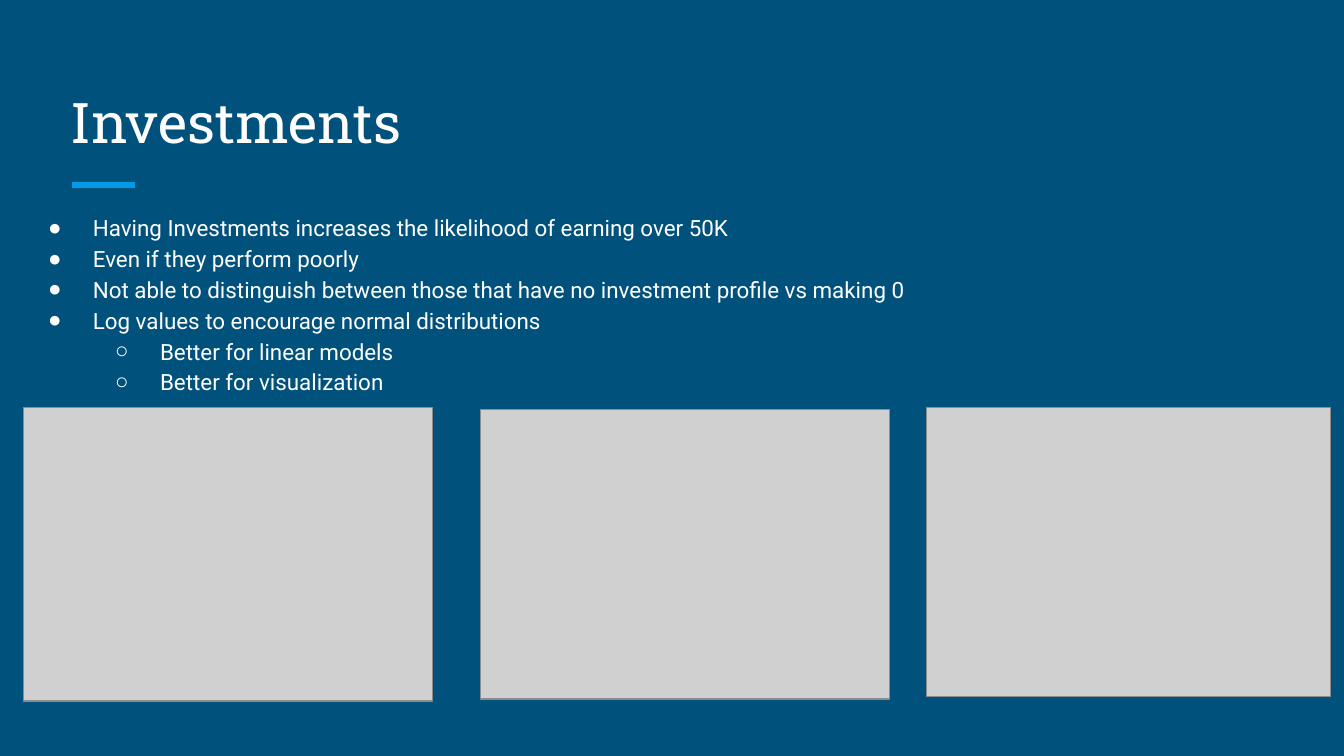
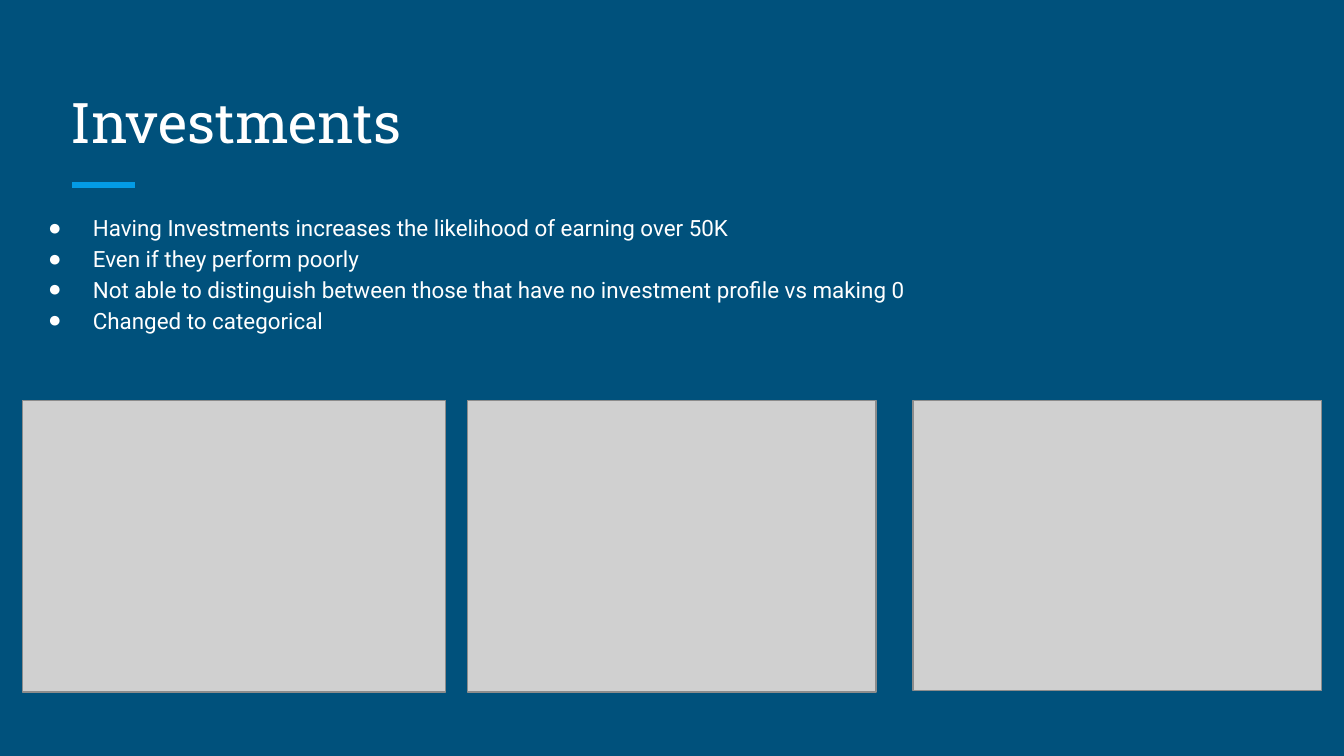
Before and after one commit to matthewgalloway/salary_predictions, a slide deck: slide 3 of Presentation.pptx. Drawn at 1344x756 pixels with LibreOffice and Linux fonts; fonts in the diff are those of the drawing; grey boxes stand for pictures. Boxes give left, top, right and bottom in pixels: in the first picture for what was removed or moved away, otherwise in the second. Text is boxed around its words. In the diff, an @@ line names an element or a change of style, - is before the commit and + after.

```diff
--- a/Presentation.pptx
+++ b/Presentation.pptx
@@ text at [93, 312, 323, 334]: text changed @@
-● Log values to encourage normal distributions
-  ○ Better for linear models
-  ○ Better for visualization
+● Changed to categorical
@@ picture: place and size @@
-picture at [23, 407, 431, 702]
+picture at [23, 401, 446, 692]
@@ picture: place and size @@
-picture at [481, 410, 890, 699]
+picture at [468, 401, 876, 692]
@@ picture: place and size @@
-picture at [926, 407, 1331, 696]
+picture at [913, 401, 1321, 691]
```
Also in this commit, not shown: 3 other slides changed, 4 other files.
